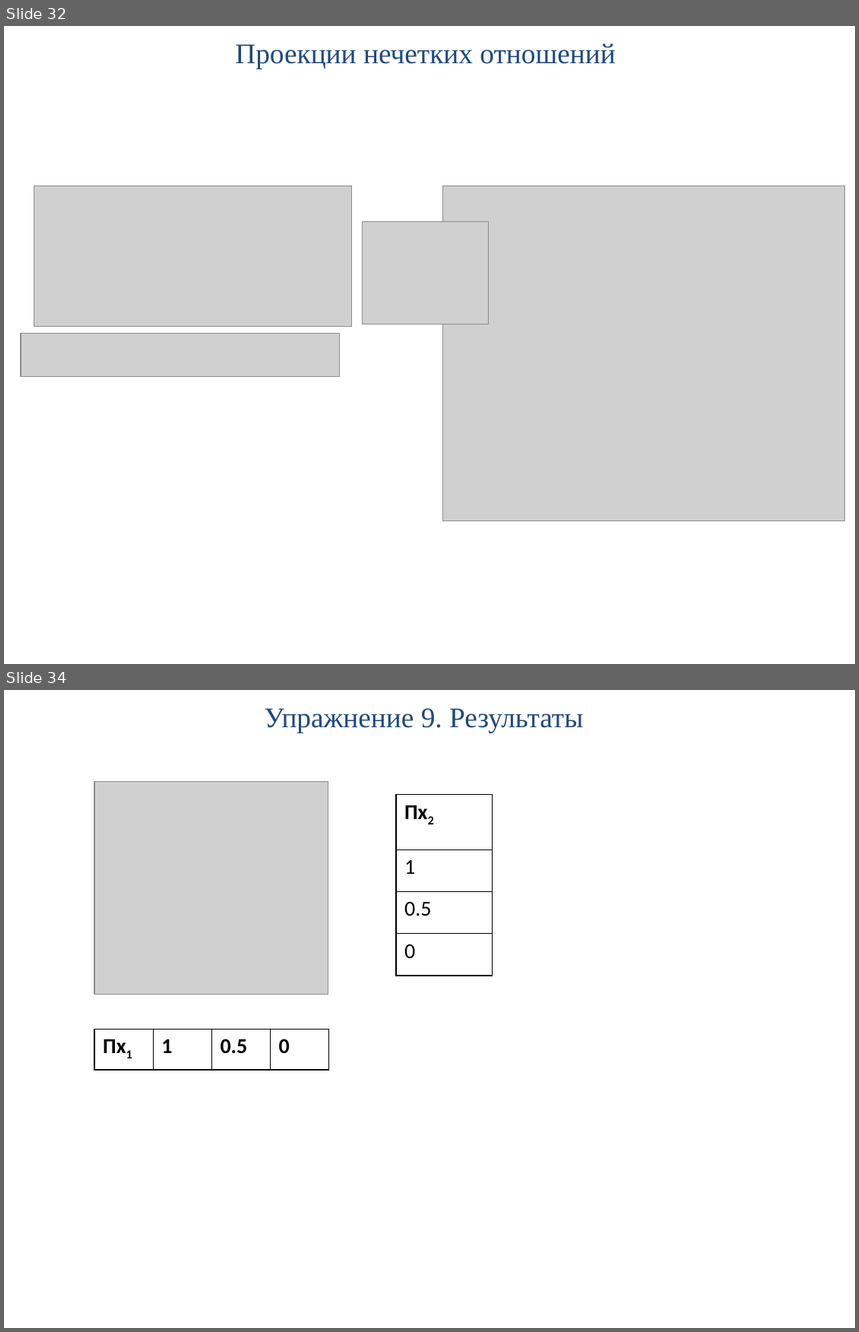
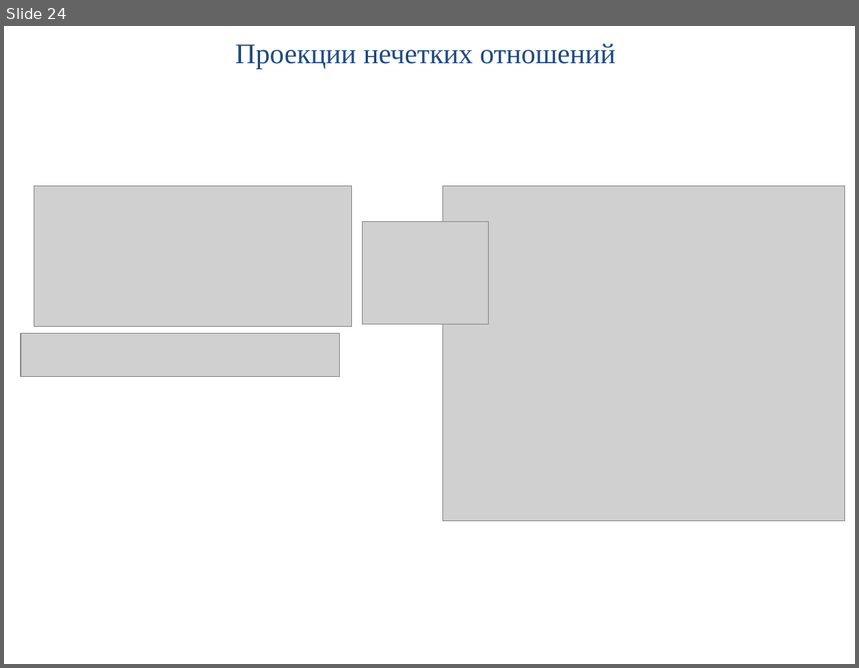
Before and after one commit to PPPoE15/MASTER, a slide deck: 2_sem/ISU/practice/ИСУ_практ_2.pptx. Shown one above the other, each under a label of ours: slides 32 and 34 before the commit, slide 24 after it; the slides between them are not shown. The pictures are 859x1332 and 859x668 pixels, drawn with LibreOffice and Linux fonts; fonts in the diff are those of the drawing; grey boxes stand for pictures. Boxes give left, top, right and bottom in pixels: in the first picture for what was removed or moved away, otherwise in the second. Text is boxed around its words. In the diff, an @@ line names an element or a change of style, - is before the commit and + after.

```diff
--- a/2_sem/ISU/practice/ИСУ_практ_2.pptx
+++ b/2_sem/ISU/practice/ИСУ_практ_2.pptx
@@ slide 34 removed at bbox=[4, 690, 855, 1328], background #FFFFFF @@
@@ title removed at bbox=[264, 708, 583, 733] @@
-Упражнение 9. Результаты
@@ picture removed at bbox=[94, 781, 329, 994] @@
@@ table removed at bbox=[396, 795, 493, 976], 4 rows, 1 columns @@
-Пx2
-1
-0.5
-0
@@ table removed at bbox=[94, 1030, 329, 1071], 1 rows, 4 columns @@
-Пx1 | 1 | 0.5 | 0
@@ what was slide 32 is now slide 24 @@
```
Also in this commit, not shown: 7 slides changed, 8 other slides removed, 8 other files.
